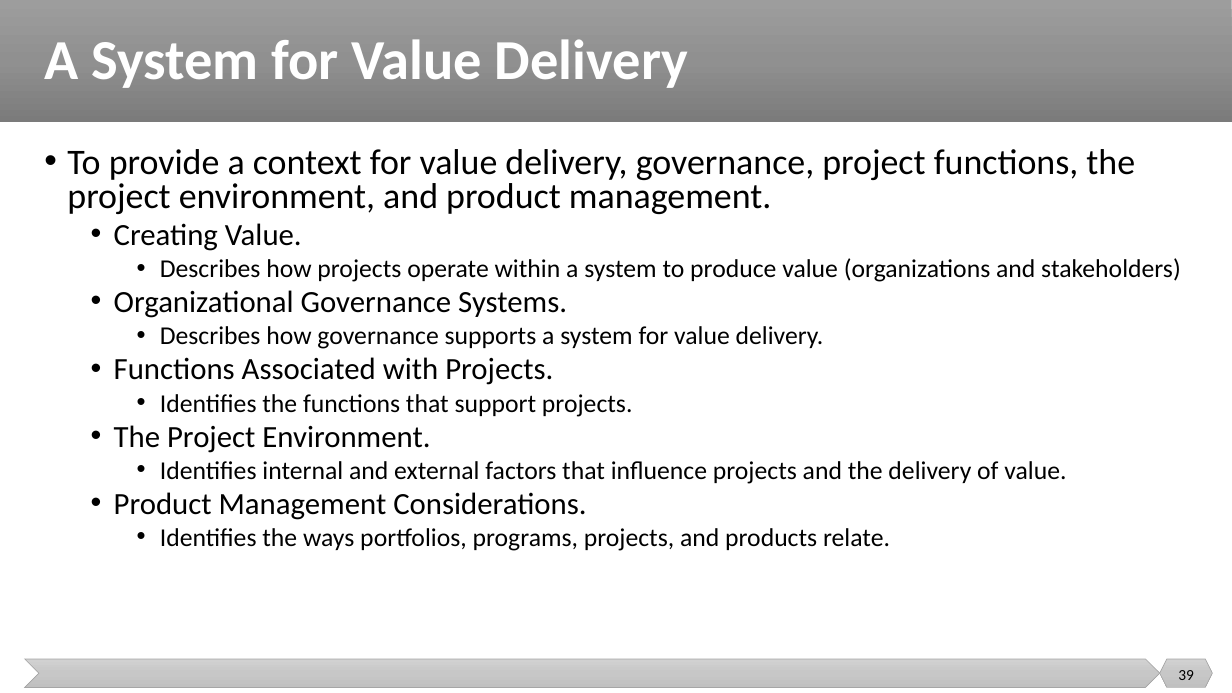
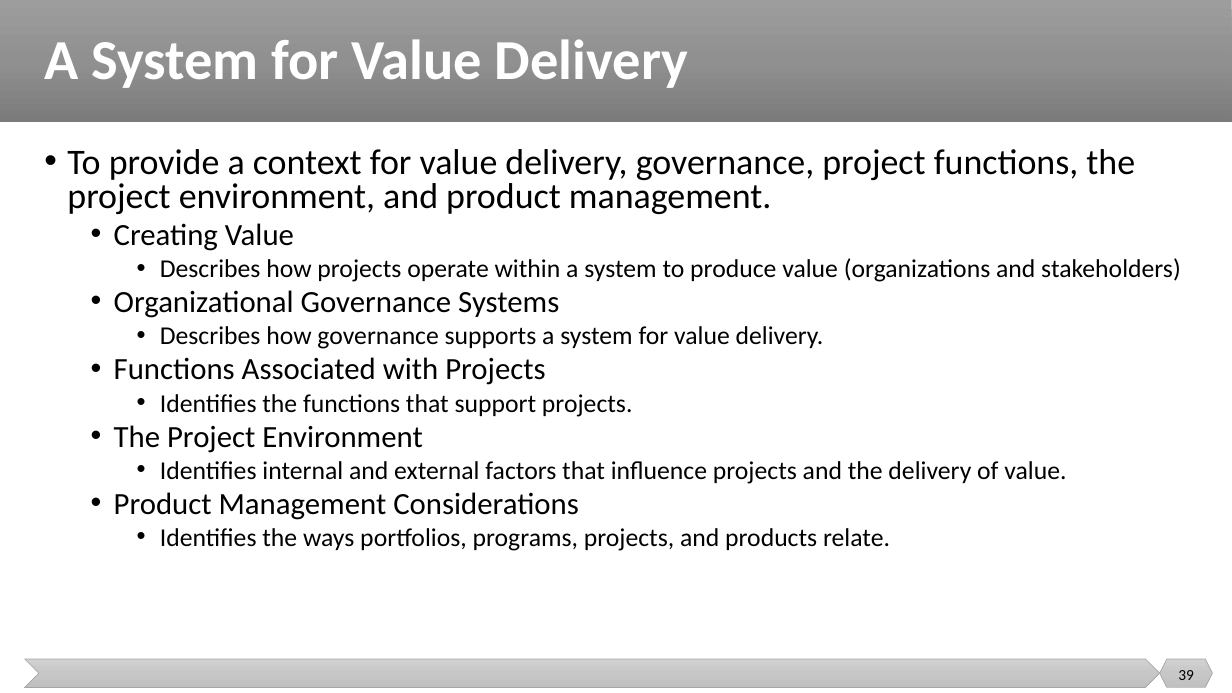
Before and after one commit to malenezi/malenezi, a slide deck: slide 39 of SE423/Lectures/1-Introduction/Introduction.pptx. Drawn at 1232x693 pixels with LibreOffice and Linux fonts; fonts in the diff are those of the drawing. Boxes give left, top, right and bottom in pixels: in the first picture for what was removed or moved away, otherwise in the second. Text is boxed around its words. In the diff, an @@ line names an element or a change of style, - is before the commit and + after.

```diff
--- a/SE423/Lectures/1-Introduction/Introduction.pptx
+++ b/SE423/Lectures/1-Introduction/Introduction.pptx
@@ text at [114,223,294,251]: text changed @@
-  • Creating Value.
+  • Creating Value
@@ text at [114,290,559,318]: text changed @@
-  • Organizational Governance Systems.
+  • Organizational Governance Systems
@@ text at [114,357,545,385]: text changed @@
-  • Functions Associated with Projects.
+  • Functions Associated with Projects
@@ text at [114,425,422,453]: text changed @@
-  • The Project Environment.
+  • The Project Environment
@@ text at [114,492,579,520]: text changed @@
-  • Product Management Considerations.
+  • Product Management Considerations
```
Also in this commit, not shown: 1 other slide changed, 3 other files.
